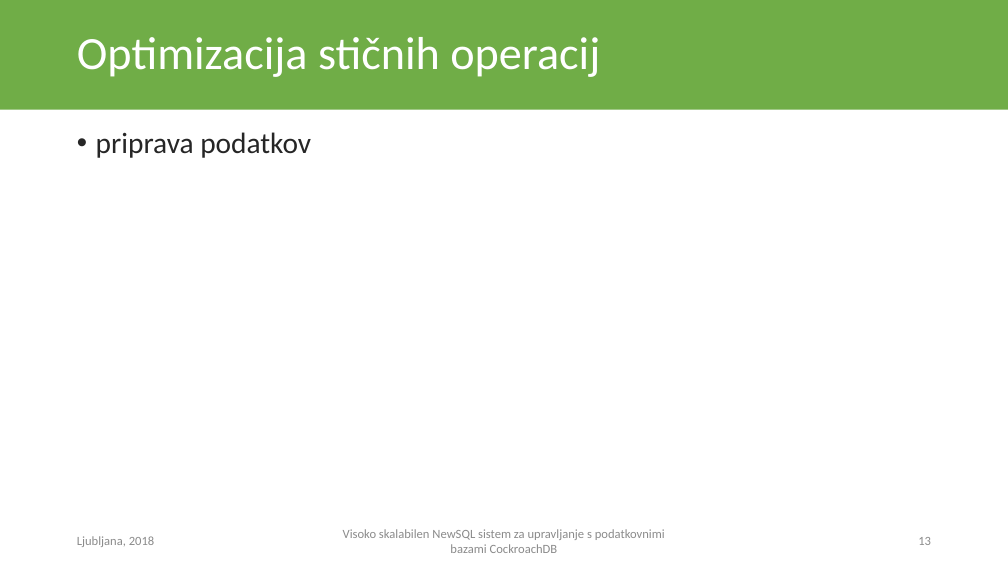
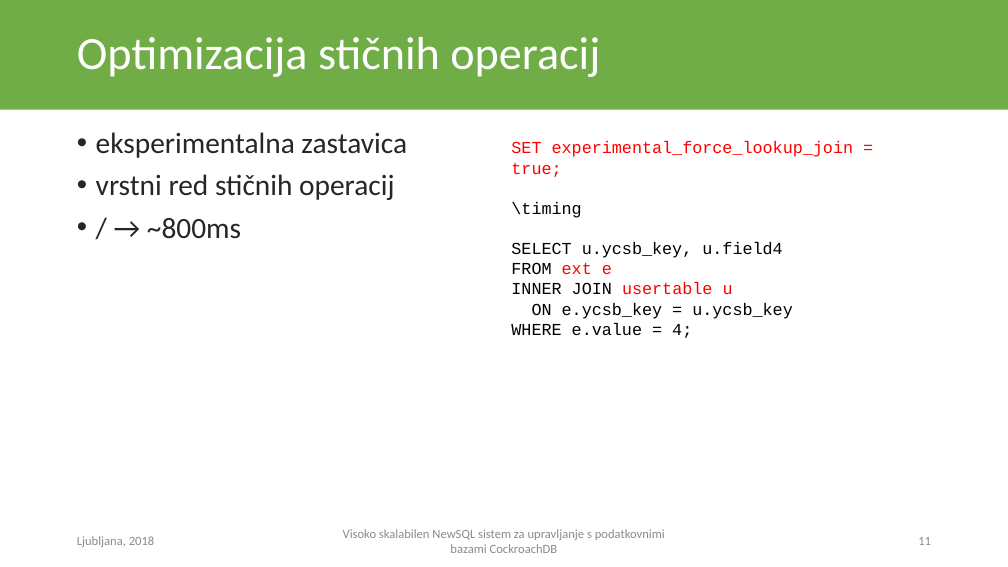
Before and after one commit to arruw/diploma-latex, a slide deck: slide 11 of resources/presentation.pptx (slide 13 before the commit). Drawn at 1008x567 pixels with LibreOffice and Linux fonts; fonts in the diff are those of the drawing. Boxes give left, top, right and bottom in pixels: in the first picture for what was removed or moved away, otherwise in the second. Text is boxed around its words. In the diff, an @@ line names an element or a change of style, - is before the commit and + after.

```diff
--- a/resources/presentation.pptx
+++ b/resources/presentation.pptx
@@ text at (96, 132, 407, 238): text changed @@
-• priprava podatkov
+• eksperimentalna zastavica
+• vrstni red stičnih operacij
+• / → ~800ms
@@ text added at (511, 141, 854, 338), 16 pt, text #000000 @@
+SET experimental_force_lookup_join = true;
+\timing
+SELECT u.ycsb_key, u.field4
+FROM ext e
+INNER JOIN usertable u
+ON e.ycsb_key = u.ycsb_key
+WHERE e.value = 4;
@@ page number at (918, 537, 931, 545): text changed @@
-13
+11
```
Also in this commit, not shown: 7 other slides changed, 1 slide added, 2 slides removed, 8 other files.
